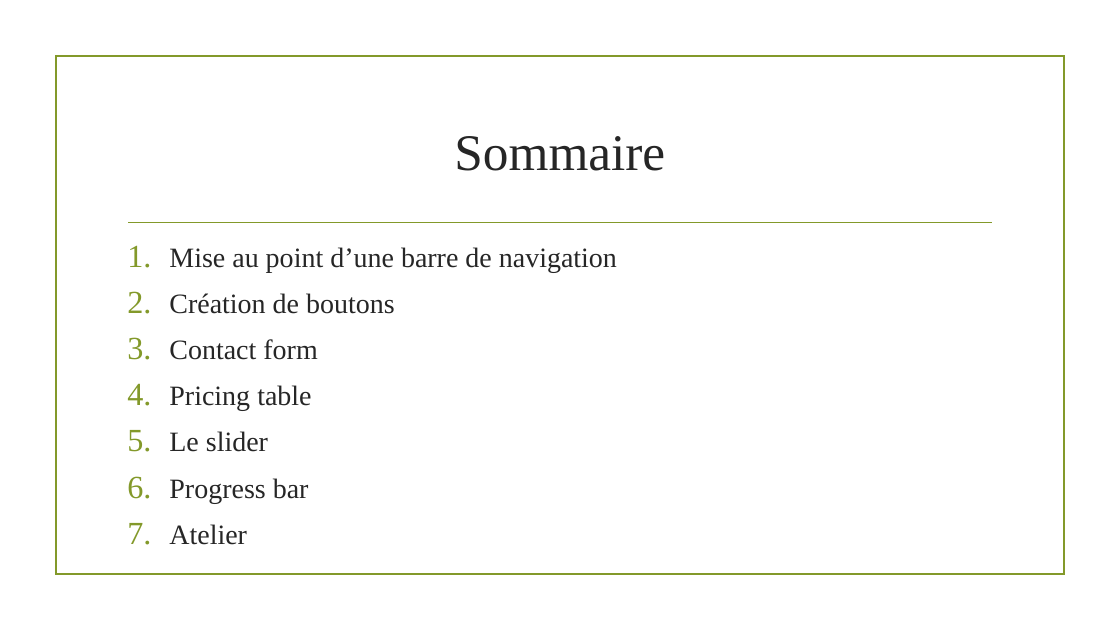
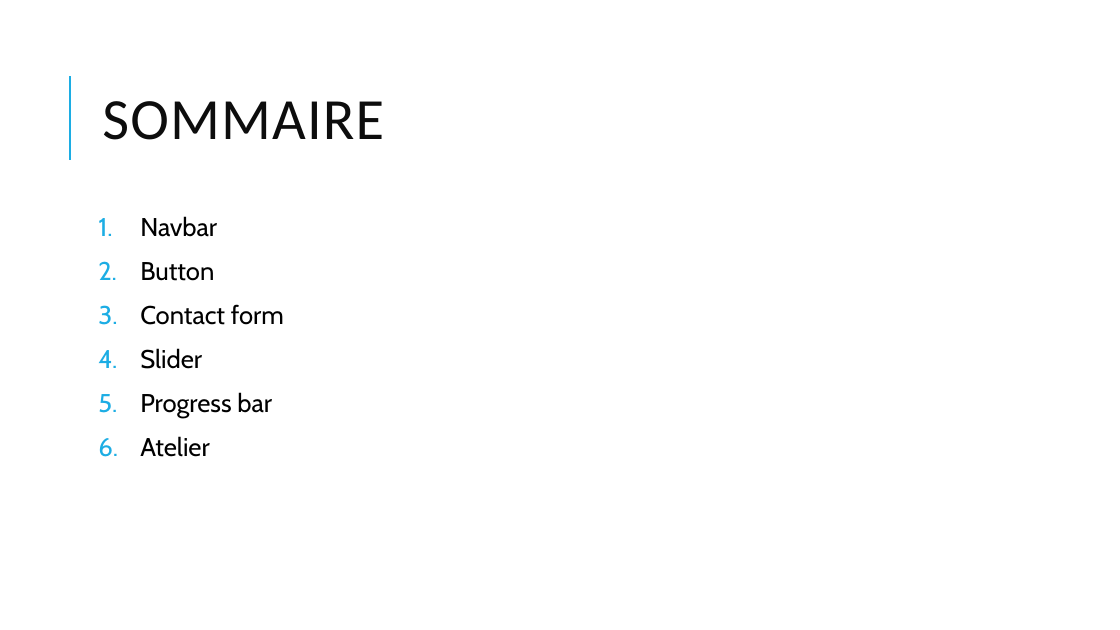
Before and after one commit to lasridouae/Photoshop-Web-Design, a slide deck: slide 2 of 2. Création de UI Elements/Création de UI Elements.pptx. Drawn at 1120x630 pixels with LibreOffice and Linux fonts; fonts in the diff are those of the drawing; background and template pictures are left out. Boxes give left, top, right and bottom in pixels: in the first picture for what was removed or moved away, otherwise in the second. Text is boxed around its words. In the diff, an @@ line names an element or a change of style, - is before the commit and + after.

```diff
--- a/2. Création de UI Elements/Création de UI Elements.pptx
+++ b/2. Création de UI Elements/Création de UI Elements.pptx
@@ rectangle removed at bbox=[55, 56, 1064, 575] @@
@@ line added from (70, 160) to (70, 76), #1CADE4 1.5 pt @@
@@ title at bbox=[102, 101, 384, 140]: text changed; size 44 to 50 pt; font Times New Roman to Calibri; text colour #262626 to #0D0D0D @@
-Sommaire
+SOMMAIRE
@@ text "Navbar": place and size @@
-text "Navbar" at bbox=[169, 247, 617, 545]
+text "Navbar" at bbox=[140, 216, 284, 457]
@@ line removed from (129, 223) to (992, 223) @@
@@ text at bbox=[140, 216, 217, 281]: text changed; size 24 to 22 pt; font Times New Roman to Cabin; text colour #262626 to #000000 @@
-1. Mise au point d’une barre de navigation
-2. Création de boutons
+1. Navbar
+2. Button
@@ text at bbox=[140, 304, 284, 457]: size 24 to 22 pt, font Times New Roman to Cabin, text colour #262626 to #000000 in "Contact form", "Progress bar", "Atelier"; line spacing 1 to 0.9; more space between paragraphs; bullet colour #83992A to #1CADE4 @@
@@ text at bbox=[140, 348, 202, 369]: text changed; size 24 to 22 pt; font Times New Roman to Cabin; text colour #262626 to #000000 @@
-4. Pricing table
-5. Le slider
+4. Slider
```
Also in this commit, not shown: 1 other slide changed, 6 slides added, 2 slides removed, 6 other files.
